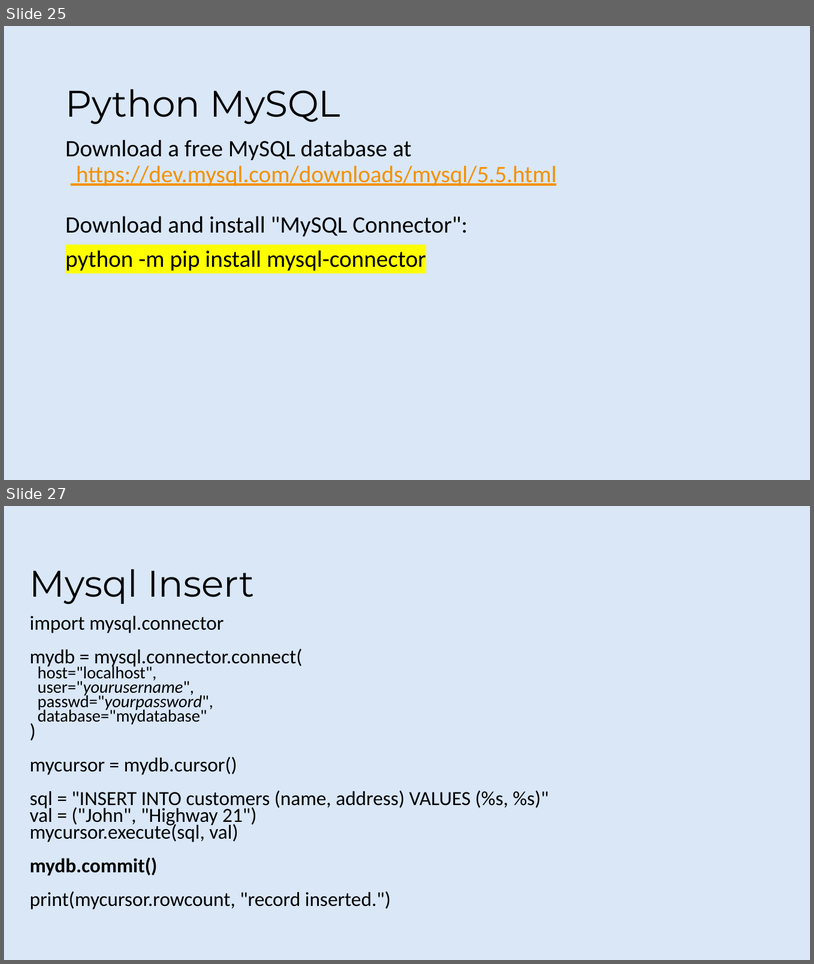
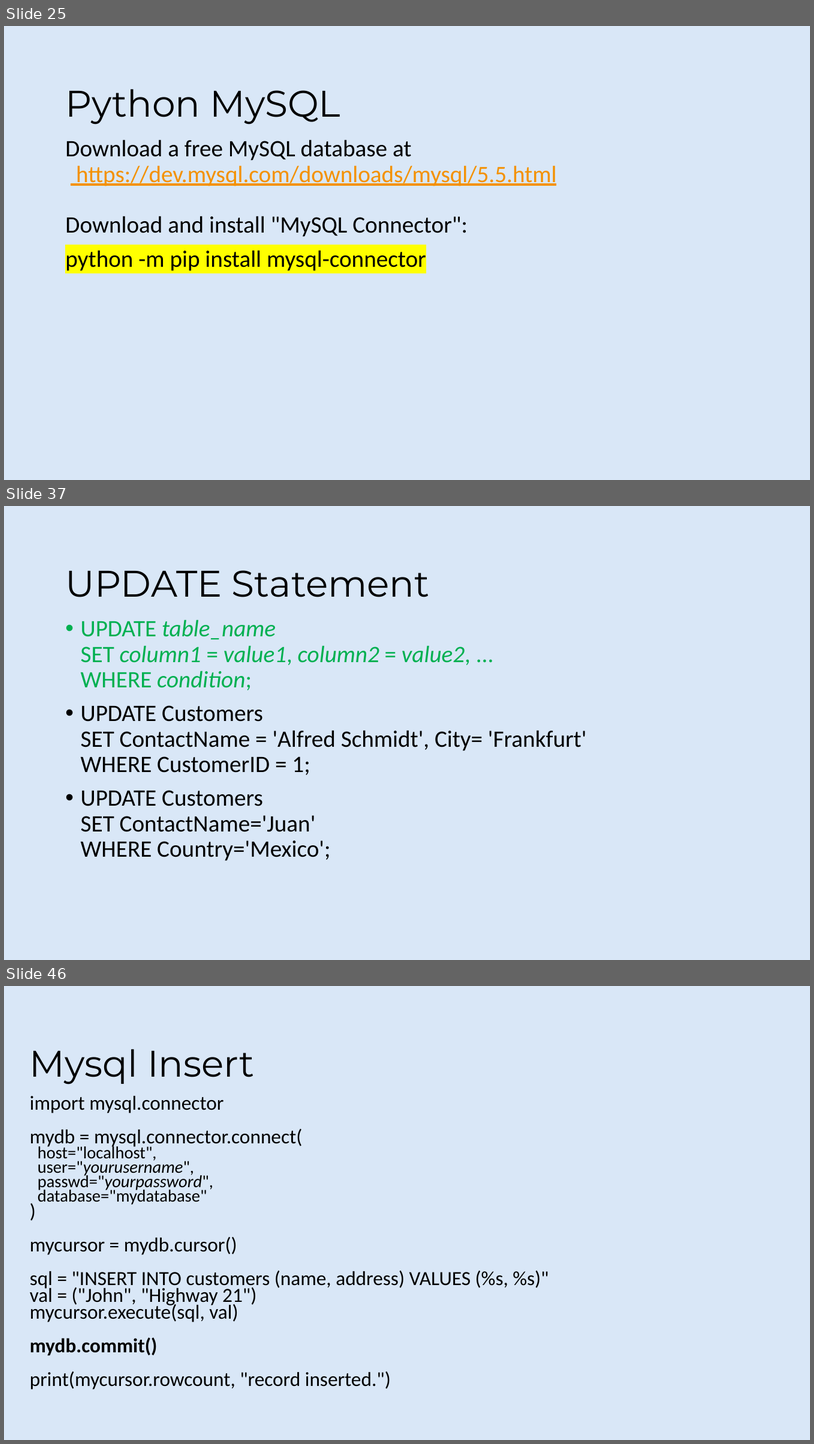
Before and after one commit to rafie-tarabay/BUE, a slide deck: Python.pptx. Shown one above the other, each under a label of ours: slides 25 and 27 before the commit, slides 25, 37 and 46 after it; the slides between them are not shown. The pictures are 814x964 and 814x1444 pixels, drawn with LibreOffice and Linux fonts; fonts in the diff are those of the drawing; background and template pictures are left out. Boxes give left, top, right and bottom in pixels: in the first picture for what was removed or moved away, otherwise in the second. Text is boxed around its words. In the diff, an @@ line names an element or a change of style, - is before the commit and + after.

```diff
--- a/Python.pptx
+++ b/Python.pptx
@@ slide 37 added at (x1=4, y1=506, x2=810, y2=960), background #D9E7F7 @@
@@ title added at (x1=65, y1=570, x2=430, y2=597), 44 pt, text #000000 @@
+UPDATE Statement
@@ text added at (x1=81, y1=619, x2=587, y2=861), 28 pt, text #000000 @@
+• UPDATE table_name
+  SET column1 = value1, column2 = value2, ...
+  WHERE condition;
+• UPDATE Customers
+  SET ContactName = 'Alfred Schmidt', City= 'Frankfurt'
+  WHERE CustomerID = 1;
+• UPDATE Customers
+  SET ContactName='Juan'
+  WHERE Country='Mexico';
@@ what was slide 27 is now slide 46 @@
```
Also in this commit, not shown: 1 slide changed, 18 other slides added.
